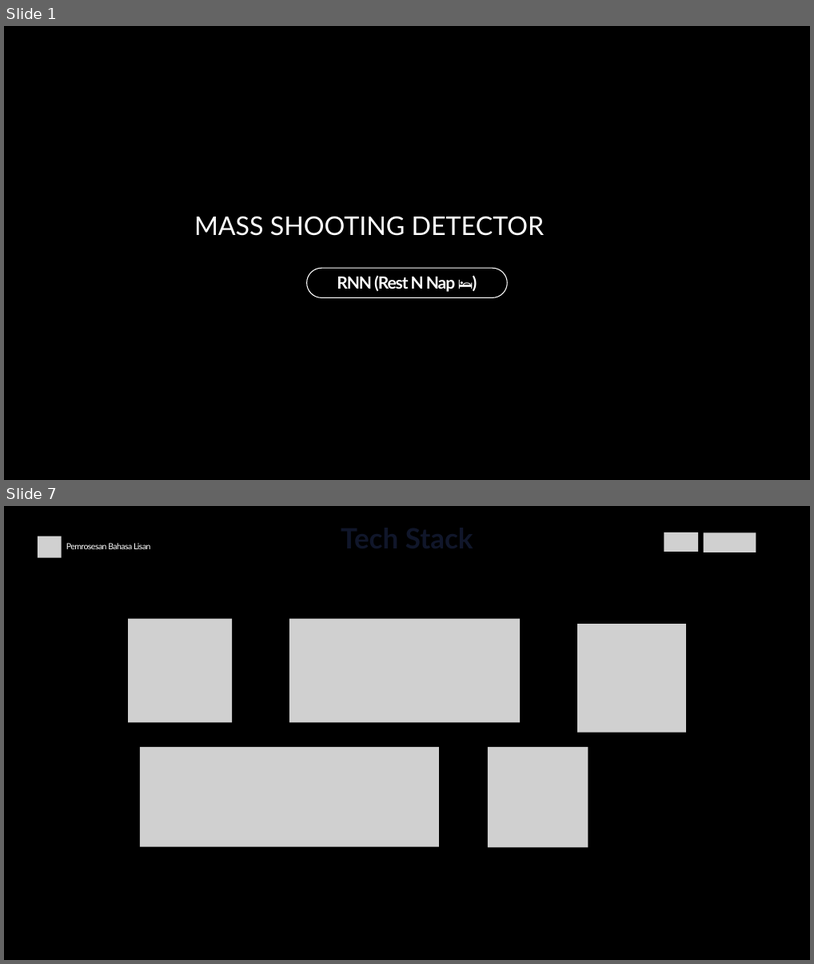
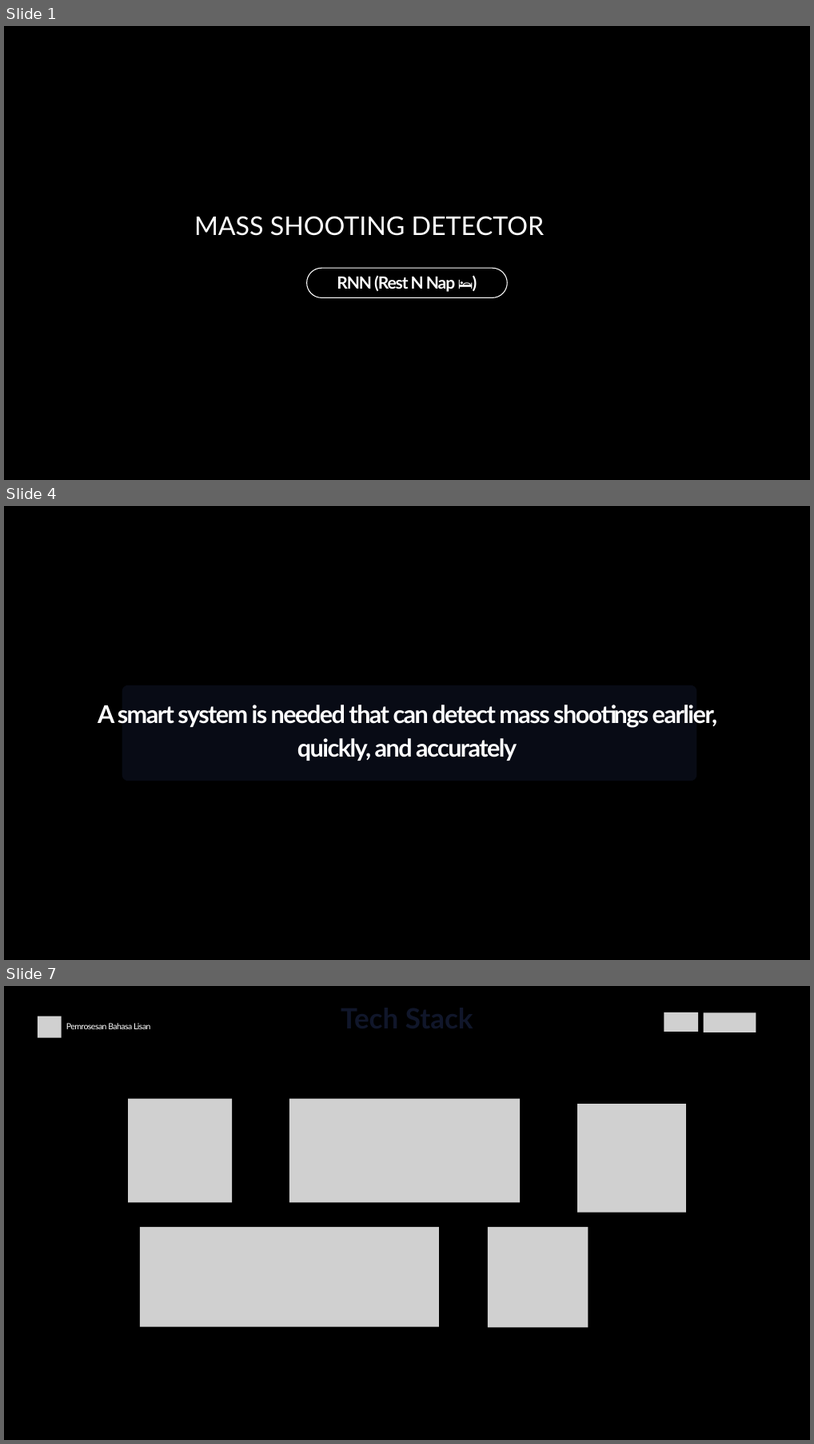
Before and after one commit to dhekmass12/mass-shooting-detector, a slide deck: Mass Shooting Detector.pptx. Shown one above the other, each under a label of ours: slides 1 and 7 before the commit, slides 1, 4 and 7 after it; the slides between them are not shown. The pictures are 814x964 and 814x1444 pixels, drawn with LibreOffice and Linux fonts; fonts in the diff are those of the drawing; grey boxes stand for pictures; background and template pictures are left out. Boxes give left, top, right and bottom in pixels: in the first picture for what was removed or moved away, otherwise in the second. Text is boxed around its words. In the diff, an @@ line names an element or a change of style, - is before the commit and + after.

```diff
--- a/Mass Shooting Detector.pptx
+++ b/Mass Shooting Detector.pptx
@@ slide 4 added at (x1=4, y1=506, x2=810, y2=960), background picture (left out) @@
@@ freeform shape added at (x1=4, y1=506, x2=810, y2=960), fill #000000 at 70% opacity @@
@@ freeform shape added at (x1=122, y1=685, x2=697, y2=780), fill #10162A at 50% opacity @@
@@ text added at (x1=98, y1=704, x2=718, y2=760), 43.6 pt, text #FFFFFF, bold @@
+A smart system is needed that can detect mass shootings earlier, quickly, and accurately
```
Also in this commit, not shown: 11 slides changed, 1 slide removed.
